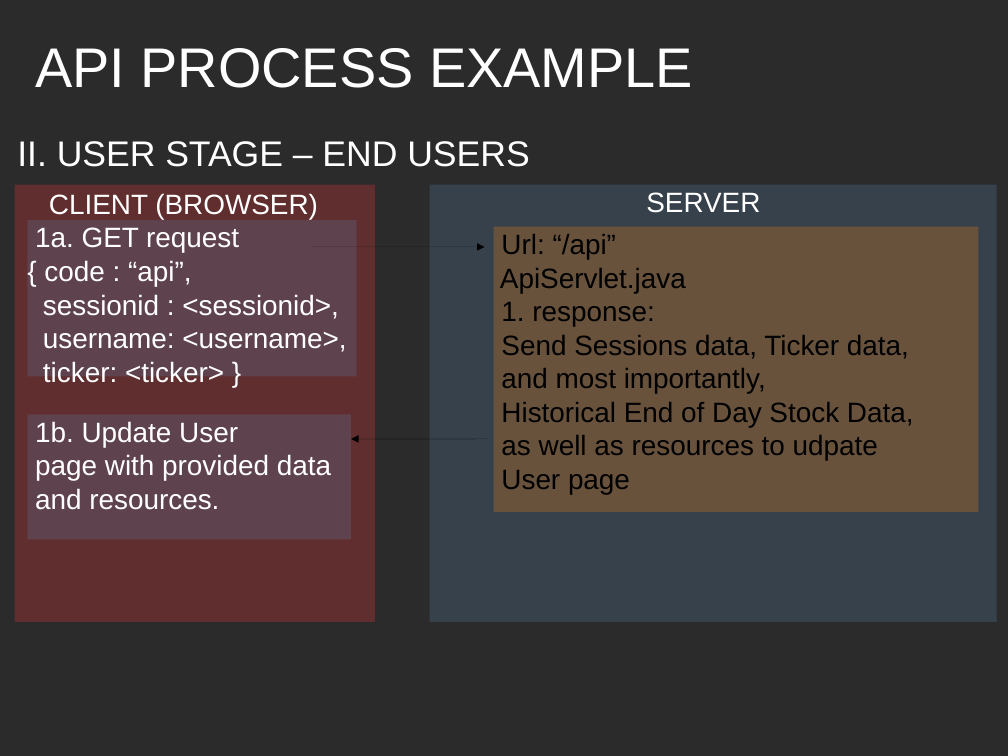
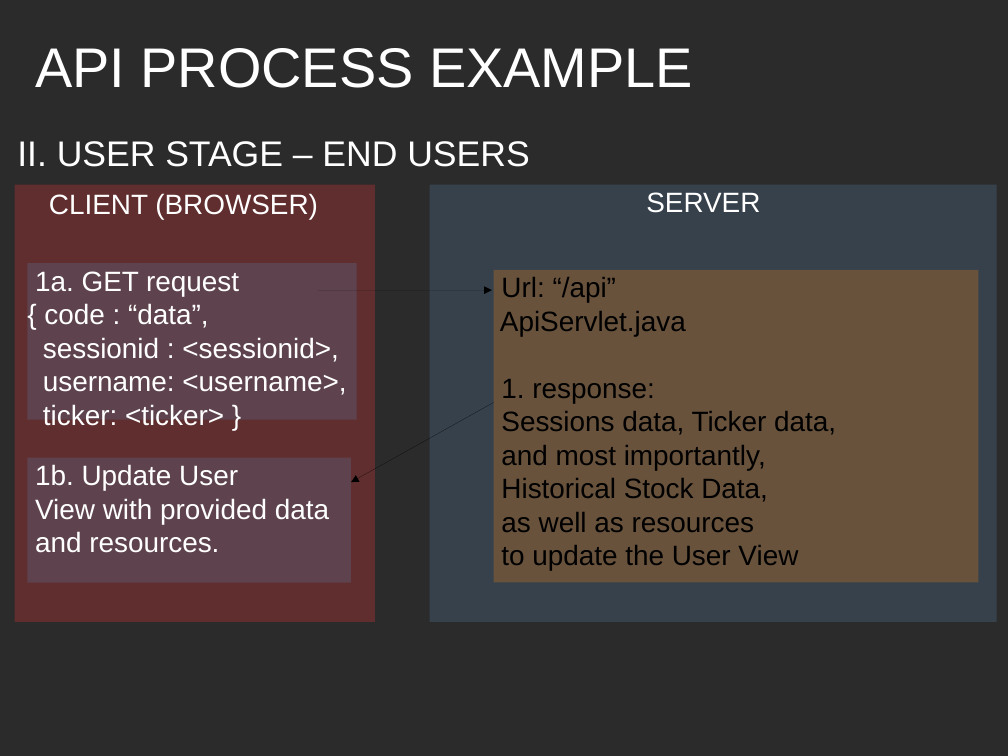
Before and after one commit to nrevs/project_one, a slide deck: slide 6 of ProjectOne.odp. Drawn at 1008x756 pixels with LibreOffice and Linux fonts; fonts in the diff are those of the drawing; background and template pictures are left out; a plain dark background stands for a picture behind light text. Boxes give left, top, right and bottom in pixels: in the first picture for what was removed or moved away, otherwise in the second. Text is boxed around its words. In the diff, an @@ line names an element or a change of style, - is before the commit and + after.

```diff
--- a/ProjectOne.odp
+++ b/ProjectOne.odp
@@ subtitle "1a. GET request": place and size @@
-subtitle "1a. GET request" at <box>27,220,357,377</box>
+subtitle "1a. GET request" at <box>27,263,357,420</box>
@@ arrow moved from (311, 247) - (485, 247) to (318, 290) - (492, 290) @@
@@ rectangle "Url: “/api”": place and size @@
-rectangle "Url: “/api”" at <box>494,227,979,512</box>
+rectangle "Url: “/api”" at <box>494,270,979,583</box>
@@ subtitle at <box>44,303,209,328</box>: text changed @@
-{ code : “api”,
+{ code : “data”,
@@ arrow moved from (488, 439) - (351, 439) to (494, 402) - (351, 482) @@
@@ text in rectangle at <box>501,411,836,435</box>: text changed @@
-Send Sessions data, Ticker data,
+Sessions data, Ticker data,
@@ rectangle "1b. Update User": place and size @@
-rectangle "1b. Update User" at <box>27,414,351,540</box>
+rectangle "1b. Update User" at <box>27,458,351,584</box>
@@ text in rectangle at <box>501,478,798,571</box>: text changed @@
-Historical End of Day Stock Data,
-as well as resources to udpate
-User page
+Historical Stock Data,
+as well as resources
+to update the User View
@@ text in rectangle at <box>35,498,329,524</box>: text changed @@
-page with provided data
+View with provided data
```
Also in this commit, not shown: 5 other slides changed, 7 other files.
